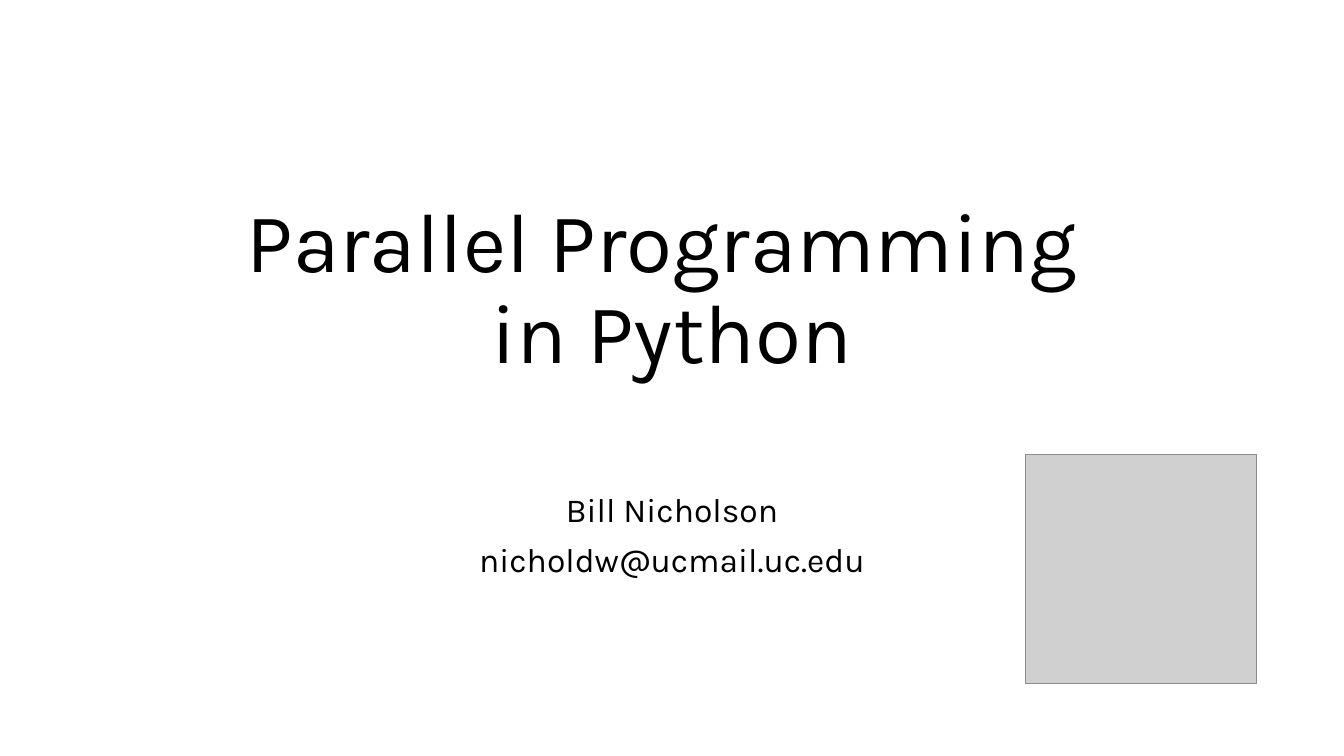
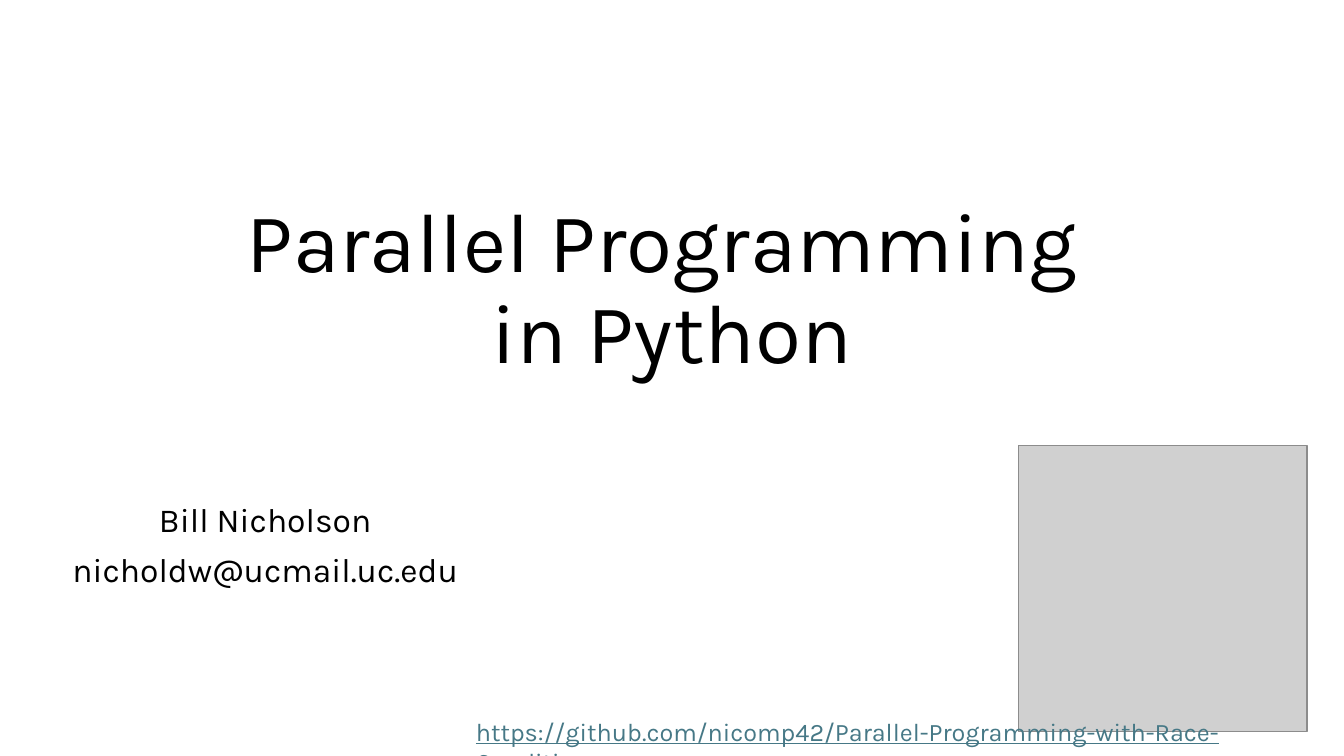
Before and after one commit to nicomp42/Parallel-Programming-with-Race-Condition, a slide deck: slide 1 of Parallel Programming in Python.pptx. Drawn at 1344x756 pixels with LibreOffice and Linux fonts; fonts in the diff are those of the drawing; grey boxes stand for pictures. Boxes give left, top, right and bottom in pixels: in the first picture for what was removed or moved away, otherwise in the second. Text is boxed around its words. In the diff, an @@ line names an element or a change of style, - is before the commit and + after.

```diff
--- a/Parallel Programming in Python.pptx
+++ b/Parallel Programming in Python.pptx
@@ picture resized from (x1=1026, y1=455, x2=1257, y2=685) to (x1=1018, y1=446, x2=1307, y2=732) @@
@@ subtitle "Bill Nicholson" moved from (x1=479, y1=499, x2=865, y2=578) to (x1=72, y1=509, x2=458, y2=588) @@
@@ text added at (x1=476, y1=719, x2=1219, y2=747), 18 pt, text #467886, underline @@
+https://github.com/nicomp42/Parallel-Programming-with-Race-Condition
```
Also in this commit, not shown: 1 other slide changed.
